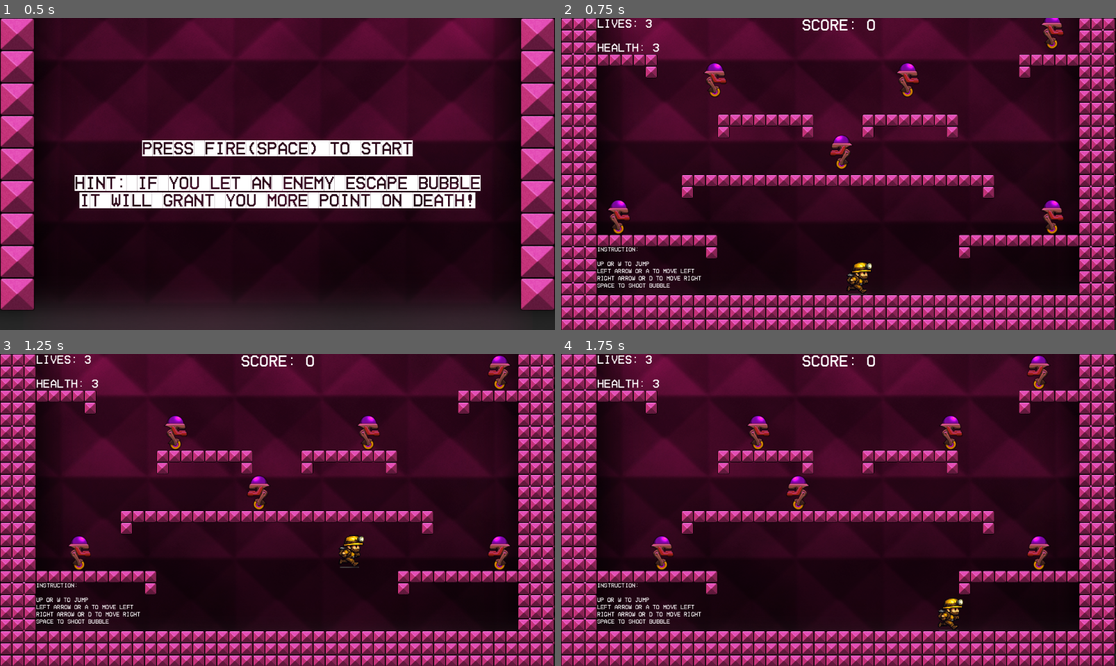
Above: before the commit, frames 1-4 (two rows, left to right).
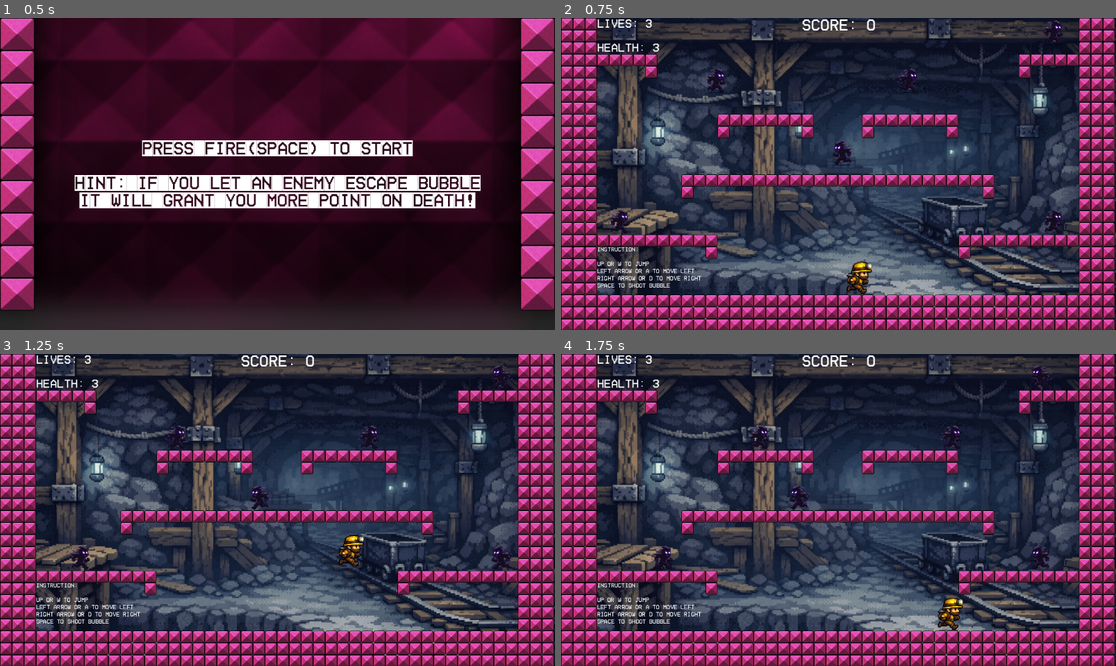
Above: after the commit, the same moments.

Repository: Zhaojun-Li/assignment-05
Game: Godot game, scene res://scenes/main/Main.tscn
Two runs of this game, one before a commit and one after it. Both use one fixed random seed, a clock stepped at 60 frames per second and the inputs below.
Inputs:
- Up to frame 1 (0.5 s): no input
- Up to frame 2 (0.75 s): tap Enter at 0.5 s; hold D (move_right) from 0.53 s (still down); tap Space (fire) at 0.6 s
- Up to frame 3 (1.25 s): keep holding D (move_right); tap W (jump) at 0.77 s
- Up to frame 4 (1.75 s): keep holding D (move_right); tap Space (fire) at 1.35 s; tap W (jump) at 1.52 s

Frame 1 is identical in both runs. In frame 2, 67% of the frame differs, in the area x 0-100%, y 0-100%; in frame 3, 67%; in frame 4, 67%.

Commit message:
Changed enemy sprite

Diff:
--- a/scenes/entities/enemies/Enemy.gd
+++ b/scenes/entities/enemies/Enemy.gd
@@ -18,7 +18,7 @@
 @export var aggressive_speed_multiplier: float = 2.0
 @export var gravity: float = 1200.0
 
-@onready var sprite: Sprite2D = get_node_or_null("Sprite2D")
+@onready var sprite_node: CanvasItem = _find_sprite_node()
 @onready var ledge_ray: RayCast2D = get_node_or_null("LedgeRay")
 @onready var hurt_box: Area2D = get_node_or_null("HurtBox")
 
@@ -29,6 +29,9 @@
 	_saved_mask = collision_mask
 	_base_speed = speed
 
+	# Ensure animation starts
+	_play_run_if_available()
+
 # Return enemy type for score
 func get_enemy_type() -> int:
 	return int(enemy_type)
@@ -38,8 +41,8 @@
 	enemy_type = EnemyType.AGGRESSIVE
 	speed = _base_speed * aggressive_speed_multiplier
 
-	if sprite:
-		sprite.modulate = Color(1.0, 0.0, 0.0, 0.5)
+	if sprite_node:
+		sprite_node.modulate = Color(1.0, 0.0, 0.0, 0.5)
 
 # Open/close trap state
 func set_trapped(trapped: bool) -> void:
@@ -64,6 +67,10 @@
 		hurt_box.monitorable = not trapped
 
 	velocity = Vector2.ZERO
+
+	# Resume animation
+	if not trapped:
+		_play_run_if_available()
 
 func _physics_process(delta: float) -> void:
 	if state != State.ACTIVE:
@@ -92,6 +99,7 @@
 			dir *= -1
 
 	_update_facing()
+	_play_run_if_available()
 
 	# Continuous damage check
 	if hurt_box and state == State.ACTIVE:
@@ -100,7 +108,26 @@
 				b.hurt()
 				break
 
+func _find_sprite_node() -> CanvasItem:
+	if has_node("AnimatedSprite2D"):
+		return $AnimatedSprite2D as CanvasItem
+	if has_node("Sprite2D"):
+		return $Sprite2D as CanvasItem
+	return null
+
 # Flip sprite on direction
 func _update_facing() -> void:
-	if sprite:
-		sprite.flip_h = (dir > 0)
+	var should_flip := (dir < 0)
+
+	if sprite_node is AnimatedSprite2D:
+		(sprite_node as AnimatedSprite2D).flip_h = should_flip
+	elif sprite_node is Sprite2D:
+		(sprite_node as Sprite2D).flip_h = should_flip
+
+func _play_run_if_available() -> void:
+	if sprite_node is AnimatedSprite2D:
+		var anim := sprite_node as AnimatedSprite2D
+		if anim.animation != "run":
+			anim.play("run")
+		elif not anim.is_playing():
+			anim.play()
--- a/scenes/entities/enemies/Enemy.tscn
+++ b/scenes/entities/enemies/Enemy.tscn
@@ -1,24 +1,50 @@
-[gd_scene load_steps=5 format=3 uid="uid://dh46s7d36lyq6"]
+[gd_scene load_steps=9 format=3 uid="uid://dh46s7d36lyq6"]
 
 [ext_resource type="Script" uid="uid://de4sfn5y5nhmx" path="res://scenes/entities/enemies/Enemy.gd" id="1_84gbo"]
-[ext_resource type="Texture2D" uid="uid://drf5pd6uqy3ty" path="res://assets/sprites/enemy.png" id="1_dec3e"]
+[ext_resource type="Texture2D" uid="uid://brr0162poktbo" path="res://assets_ai/processed/enemy_shadow_run_1.png" id="2_5wqcj"]
+[ext_resource type="Texture2D" uid="uid://b5dmc8hwrajhm" path="res://assets_ai/processed/enemy_shadow_run_2.png" id="3_y8k2k"]
+[ext_resource type="Texture2D" uid="uid://d0r7kj24wbxg6" path="res://assets_ai/processed/enemy_shadow_run_3.png" id="4_a5fid"]
+[ext_resource type="Texture2D" uid="uid://bwasl6eh12kqp" path="res://assets_ai/processed/enemy_shadow_run_4.png" id="5_vea6t"]
 
-[sub_resource type="CapsuleShape2D" id="CapsuleShape2D_84gbo"]
-height = 20.008253
+[sub_resource type="SpriteFrames" id="SpriteFrames_7tehq"]
+animations = [{
+"frames": [{
+"duration": 1.0,
+"texture": ExtResource("2_5wqcj")
+}, {
+"duration": 1.0,
+"texture": ExtResource("3_y8k2k")
+}, {
+"duration": 1.0,
+"texture": ExtResource("4_a5fid")
+}, {
+"duration": 1.0,
+"texture": ExtResource("5_vea6t")
+}],
+"loop": true,
+"name": &"run",
+"speed": 8.0
+}]
 
-[sub_resource type="CapsuleShape2D" id="CapsuleShape2D_okl84"]
-height = 20.304516
+[sub_resource type="RectangleShape2D" id="RectangleShape2D_5wqcj"]
+size = Vector2(17.00405, 14.305365)
+
+[sub_resource type="RectangleShape2D" id="RectangleShape2D_y8k2k"]
+size = Vector2(15.498154, 13.419355)
 
 [node name="Enemy" type="CharacterBody2D" groups=["enemies"]]
 script = ExtResource("1_84gbo")
 
-[node name="Sprite2D" type="Sprite2D" parent="."]
-texture = ExtResource("1_dec3e")
+[node name="AnimatedSprite2D" type="AnimatedSprite2D" parent="."]
+scale = Vector2(0.2, 0.2)
+sprite_frames = SubResource("SpriteFrames_7tehq")
+animation = &"run"
+frame_progress = 0.8096265
 
 [node name="CollisionShape2D" type="CollisionShape2D" parent="."]
-position = Vector2(0, -1.365)
+position = Vector2(1.0000002, 1.1920929e-07)
 scale = Vector2(2.47, 3.635)
-shape = SubResource("CapsuleShape2D_84gbo")
+shape = SubResource("RectangleShape2D_5wqcj")
 
 [node name="LedgeRay" type="RayCast2D" parent="."]
 target_position = Vector2(0, 45)
@@ -26,6 +52,6 @@
 [node name="HurtBox" type="Area2D" parent="."]
 
 [node name="CollisionShape2D" type="CollisionShape2D" parent="HurtBox"]
-position = Vector2(0, -1.34)
+position = Vector2(0.9999995, 4.7683716e-07)
 scale = Vector2(2.71, 3.875)
-shape = SubResource("CapsuleShape2D_okl84")
+shape = SubResource("RectangleShape2D_y8k2k")
--- a/scenes/entities/player/Player.gd
+++ b/scenes/entities/player/Player.gd
@@ -156,7 +156,6 @@
 	b.dir = facing
 	emit_signal("bubble_spawned", b)
 
-# Find sprite node for flickering
 func _find_sprite_node() -> CanvasItem:
 	if has_node("Sprite2D"):
 		return $Sprite2D as CanvasItem
--- a/scenes/world/Level01.tscn
+++ b/scenes/world/Level01.tscn
@@ -3,7 +3,7 @@
 [ext_resource type="Texture2D" uid="uid://cnoomg7s2tod3" path="res://assets/sprites/tileset.png" id="1_pgnbf"]
 [ext_resource type="Script" uid="uid://3syfklnig5g2" path="res://scenes/world/Level01.gd" id="1_vlijf"]
 [ext_resource type="PackedScene" uid="uid://w573piwcgd6k" path="res://scenes/entities/player/Player.tscn" id="3_pgnbf"]
-[ext_resource type="Texture2D" uid="uid://dmgvcspt7bo2h" path="res://assets/sprites/bg.png" id="3_vxbvq"]
+[ext_resource type="Texture2D" uid="uid://bsb3c0cr4om36" path="res://assets_ai/raw/bg_mine.png" id="3_pxsja"]
 [ext_resource type="PackedScene" uid="uid://bd1axdp1rr0n1" path="res://scenes/world/HUD.tscn" id="4_3ptoi"]
 [ext_resource type="PackedScene" uid="uid://dh46s7d36lyq6" path="res://scenes/entities/enemies/Enemy.tscn" id="4_g1m17"]
 [ext_resource type="AudioStream" uid="uid://u6u0pp66yyn7" path="res://assets/audio/music_theme.ogg" id="6_r2d0q"]
@@ -29,14 +29,11 @@
 enemy_scene = ExtResource("4_g1m17")
 
 [node name="BG" type="TextureRect" parent="."]
-anchors_preset = 15
-anchor_right = 1.0
-anchor_bottom = 1.0
-offset_right = 1152.0
-offset_bottom = 648.0
-grow_horizontal = 2
-grow_vertical = 2
-texture = ExtResource("3_vxbvq")
+offset_top = -50.0
+offset_right = 1536.0
+offset_bottom = 974.0
+scale = Vector2(0.75, 0.75)
+texture = ExtResource("3_pxsja")
 flip_h = true
 
 [node name="HowToPlay" type="Control" parent="."]
Binary file added: assets_ai/processed/projectile_dream_bubble.png
Not shown, changed: assets_ai/processed/projectile_dream_bubble.png.import
Binary file removed: assets_ai/processed/projectile_dream_bubble_sheet.png
